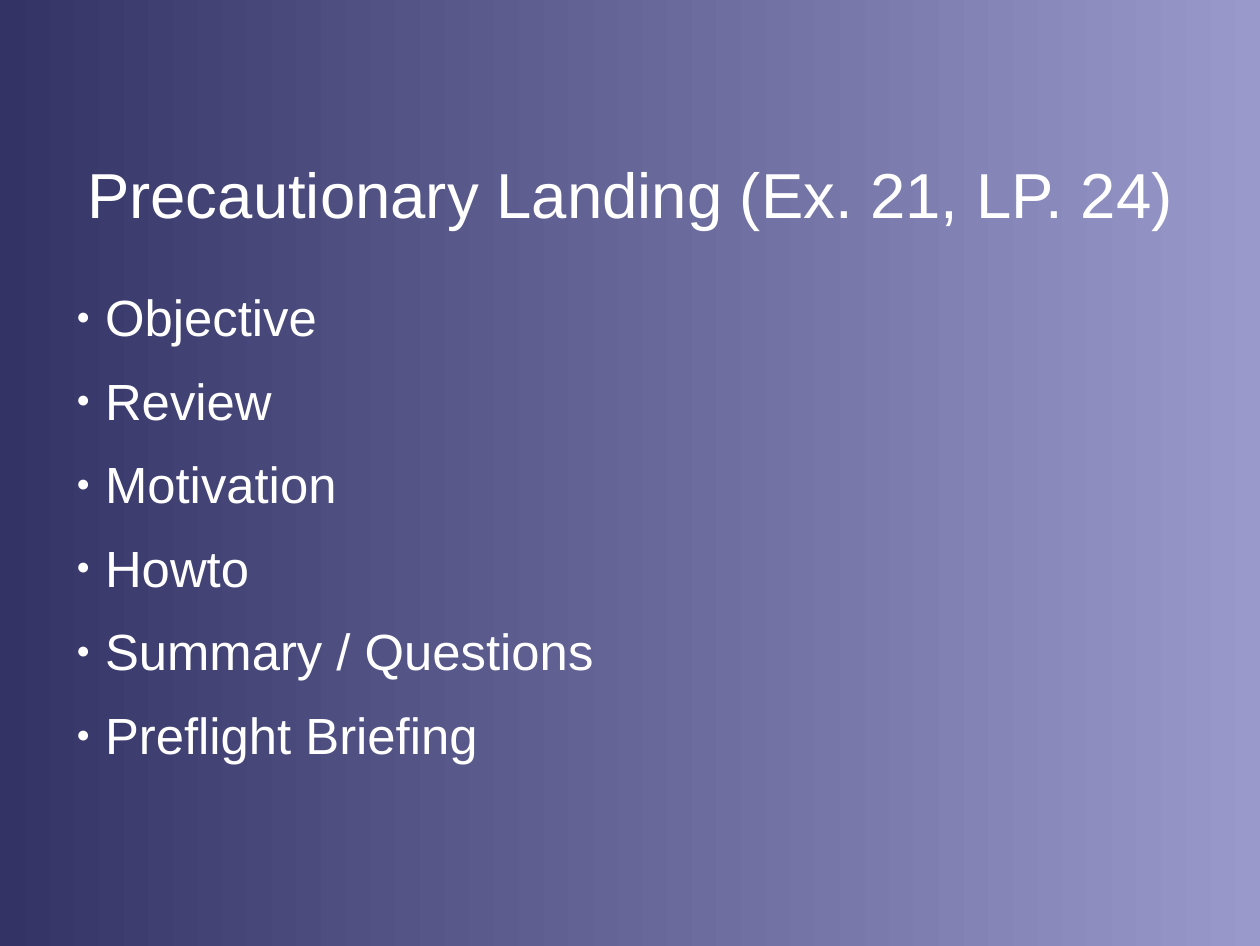
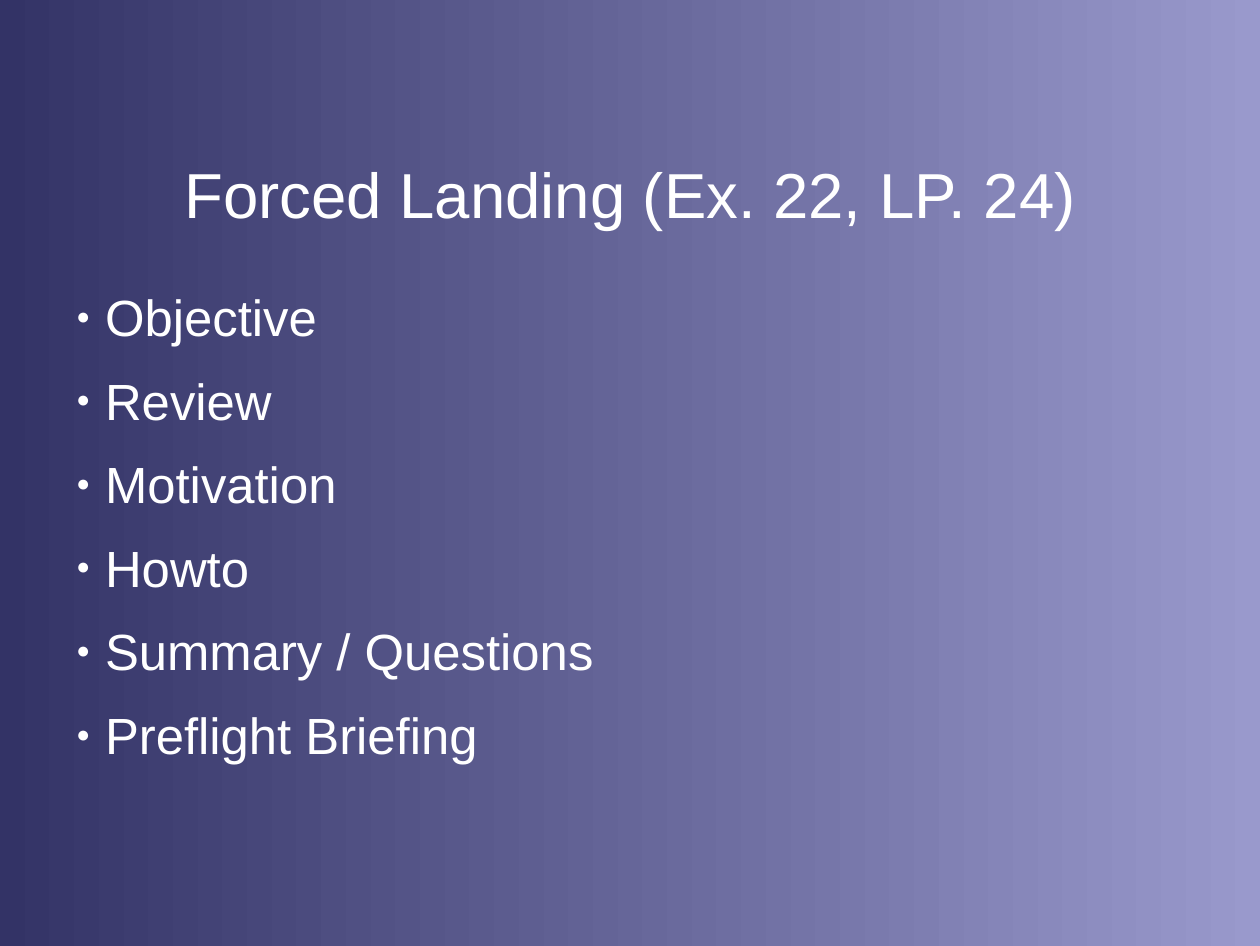
Before and after one commit to stephanheinemann/flight, a slide deck: slide 17 of FI/ForcedLanding/ForcedLanding.odp (slide 22 before the commit). Drawn at 1260x946 pixels with LibreOffice and Linux fonts; fonts in the diff are those of the drawing; background and template pictures are left out. Boxes give left, top, right and bottom in pixels: in the first picture for what was removed or moved away, otherwise in the second. Text is boxed around its words. In the diff, an @@ line names an element or a change of style, - is before the commit and + after.

Commit message:
extended forced presentation

```diff
--- a/FI/ForcedLanding/ForcedLanding.odp
+++ b/FI/ForcedLanding/ForcedLanding.odp
@@ title at <box>184,172,1076,230</box>: text changed @@
-Precautionary Landing (Ex. 21, LP. 24)
+Forced Landing (Ex. 22, LP. 24)
```
Also in this commit, not shown: 9 other slides changed, 2 slides added, 7 slides removed, 7 other files.
